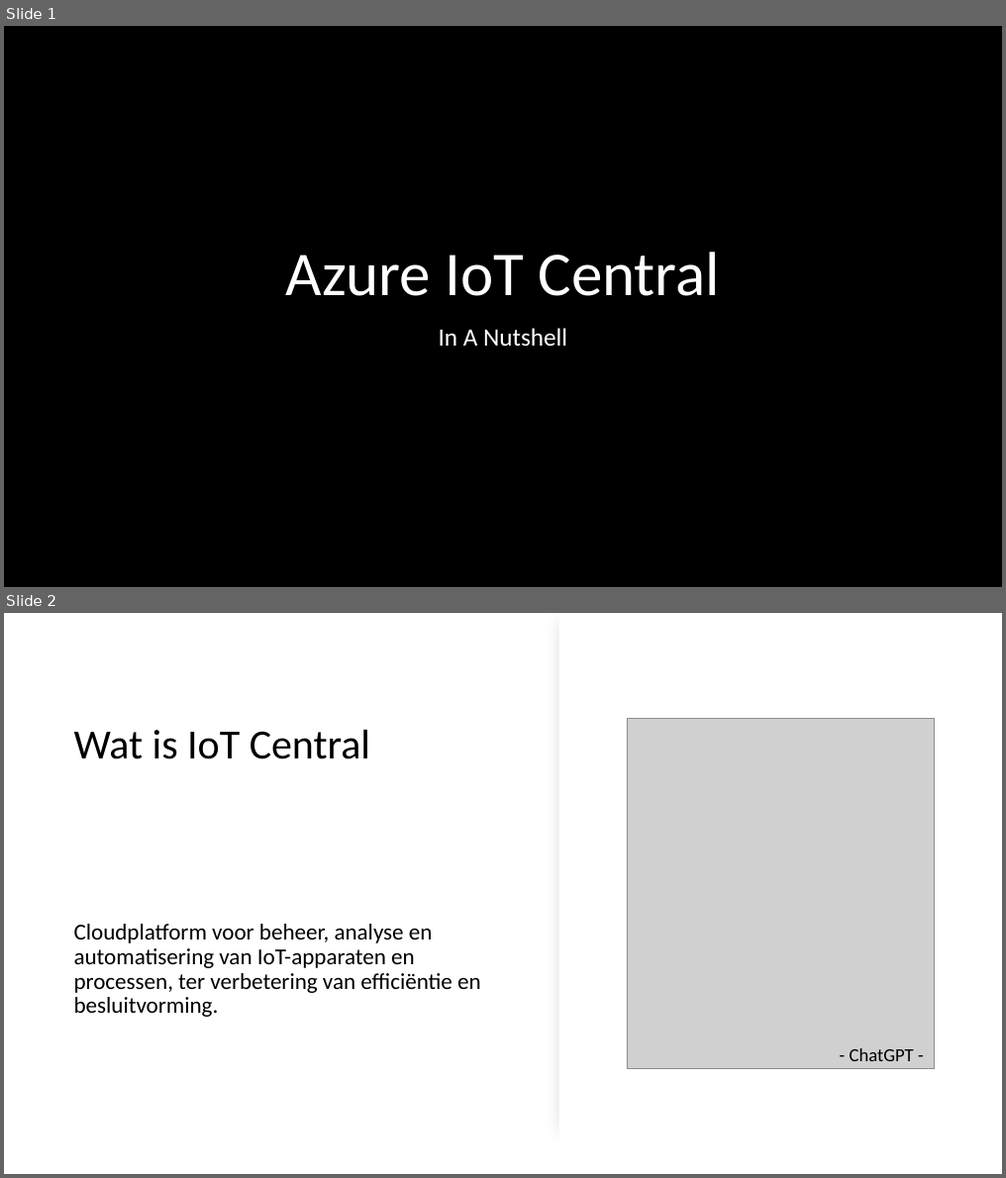
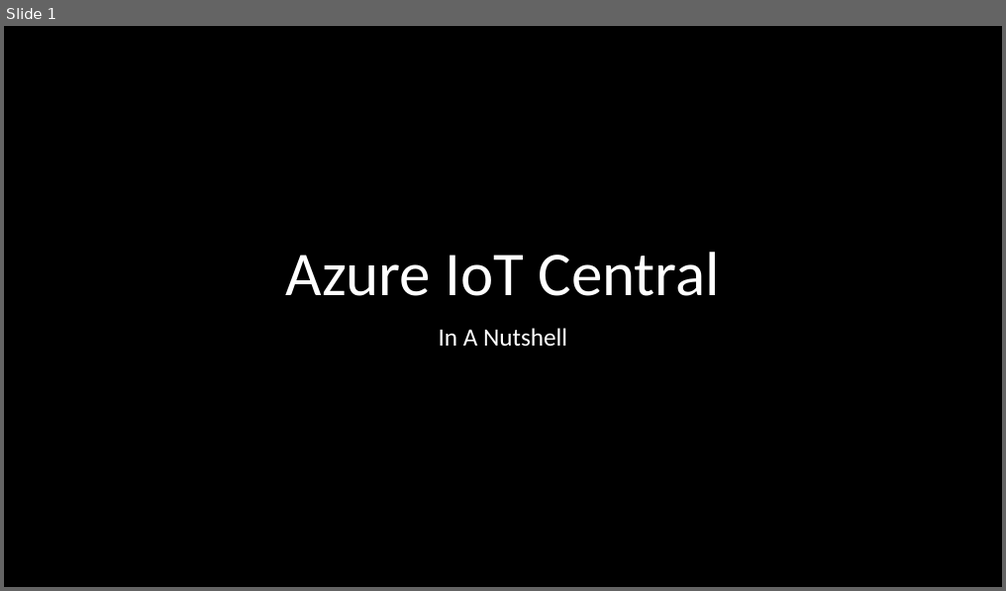
Before and after one commit to thomasgodon/DevCruiseTalk2023, a slide deck: .ppt/Azure Iot Central.pptx. Shown one above the other, each under a label of ours: slides 1 and 2 before the commit, slide 1 after it. The pictures are 1006x1178 and 1006x591 pixels, drawn with LibreOffice and Linux fonts; fonts in the diff are those of the drawing; grey boxes stand for pictures. Boxes give left, top, right and bottom in pixels: in the first picture for what was removed or moved away, otherwise in the second. Text is boxed around its words. In the diff, an @@ line names an element or a change of style, - is before the commit and + after.

```diff
--- a/.ppt/Azure Iot Central.pptx
+++ b/.ppt/Azure Iot Central.pptx
@@ slide 2 removed at [4, 613, 1002, 1174], background #FFFFFF @@
@@ rectangle removed at [559, 613, 1002, 1174] @@
@@ title removed at [74, 730, 370, 760] @@
-Wat is IoT Central
@@ picture removed at [627, 719, 935, 1068] @@
@@ text removed at [74, 924, 481, 1017] @@
-Cloudplatform voor beheer, analyse en automatisering van IoT-apparaten en processen, ter verbetering van efficiëntie en besluitvorming.
@@ text removed at [849, 1049, 914, 1061] @@
-- ChatGPT -
```
Also in this commit, not shown: 2 slides changed, 3 slides added, 8 other slides removed.
